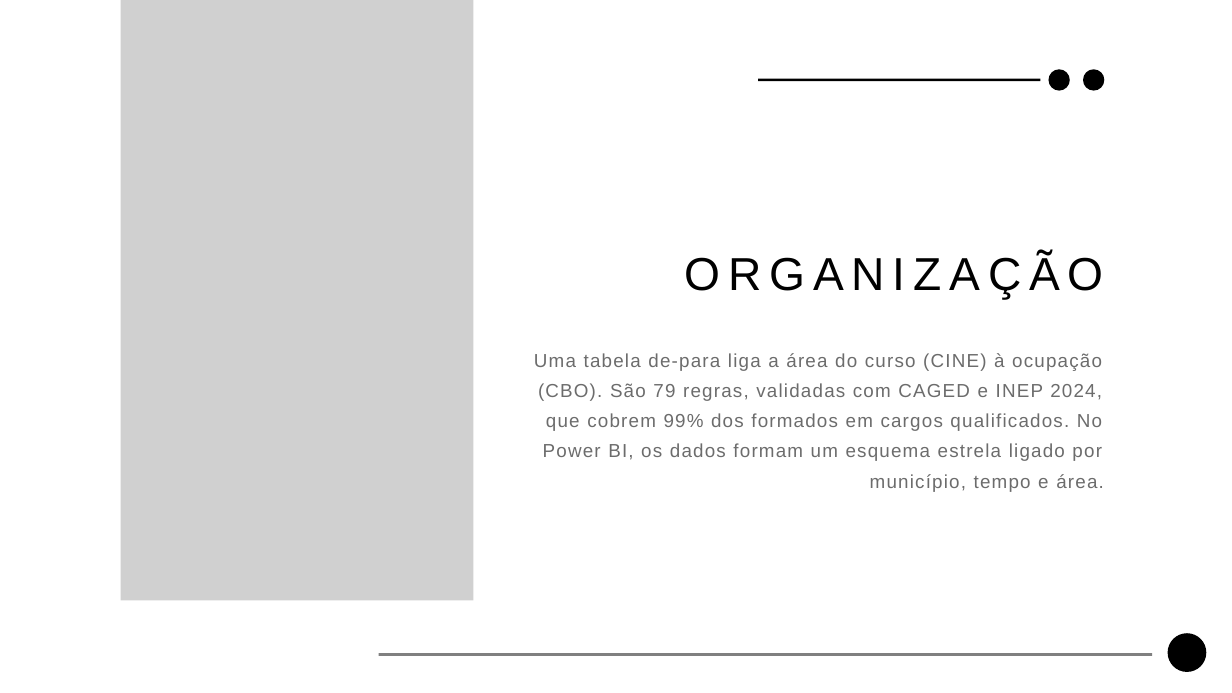
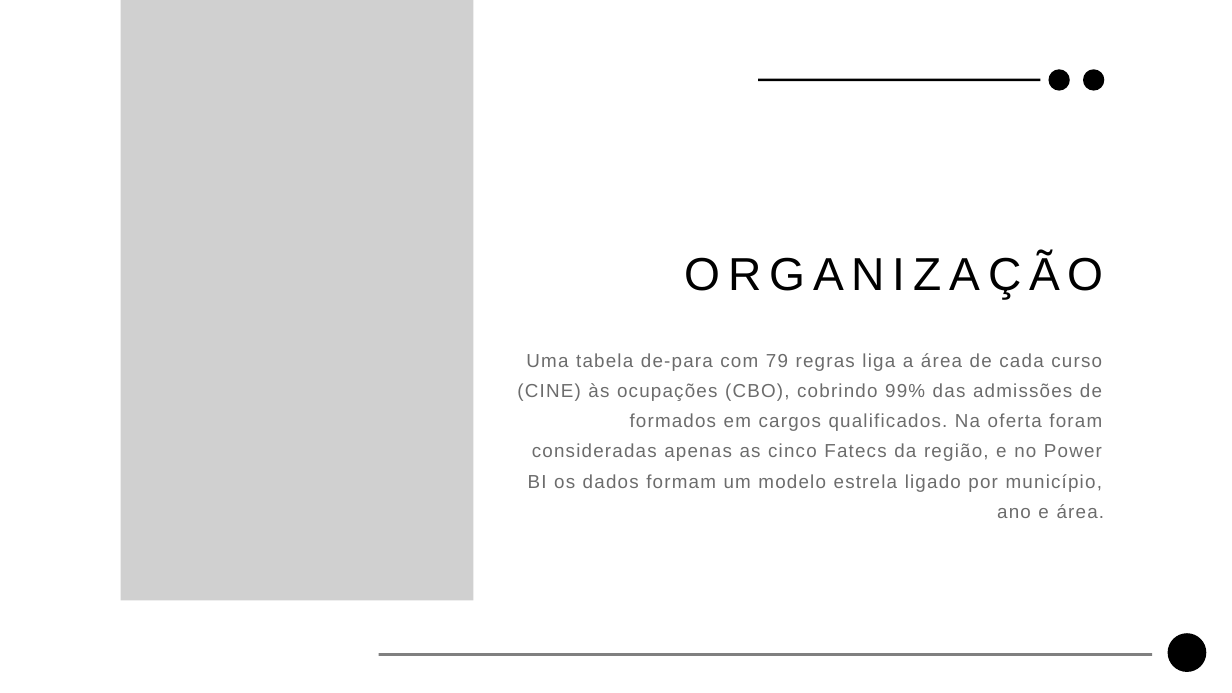
Before and after one commit to guilherme-ndo/projetointegrador-ii, a slide deck: slide 8 of docs/apresentacao_pi2.pptx. Drawn at 1232x693 pixels with LibreOffice and Linux fonts; fonts in the diff are those of the drawing; grey boxes stand for pictures; background and template pictures are left out. Boxes give left, top, right and bottom in pixels: in the first picture for what was removed or moved away, otherwise in the second. Text is boxed around its words. In the diff, an @@ line names an element or a change of style, - is before the commit and + after.

```diff
--- a/docs/apresentacao_pi2.pptx
+++ b/docs/apresentacao_pi2.pptx
@@ text at [517, 353, 1105, 518]: text changed @@
-Uma tabela de-para liga a área do curso (CINE) à ocupação (CBO). São 79 regras, validadas com CAGED e INEP 2024, que cobrem 99% dos formados em cargos qualificados. No Power BI, os dados formam um esquema estrela ligado por município, tempo e área.
+Uma tabela de-para com 79 regras liga a área de cada curso (CINE) às ocupações (CBO), cobrindo 99% das admissões de formados em cargos qualificados. Na oferta foram consideradas apenas as cinco Fatecs da região, e no Power BI os dados formam um modelo estrela ligado por município, ano e área.
```
Also in this commit, not shown: 14 other slides changed, 7 slides added, 3 slides removed.
